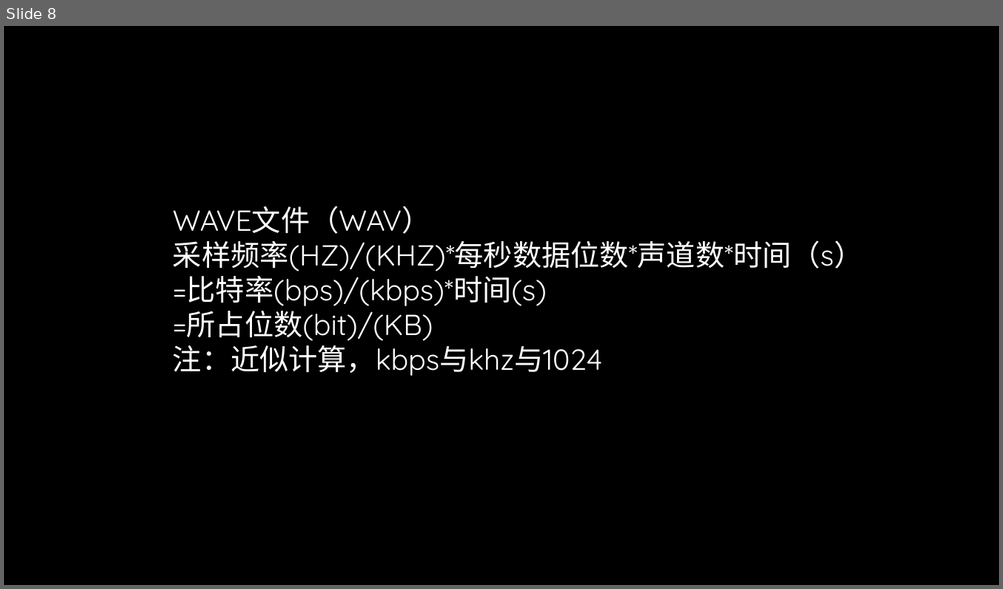
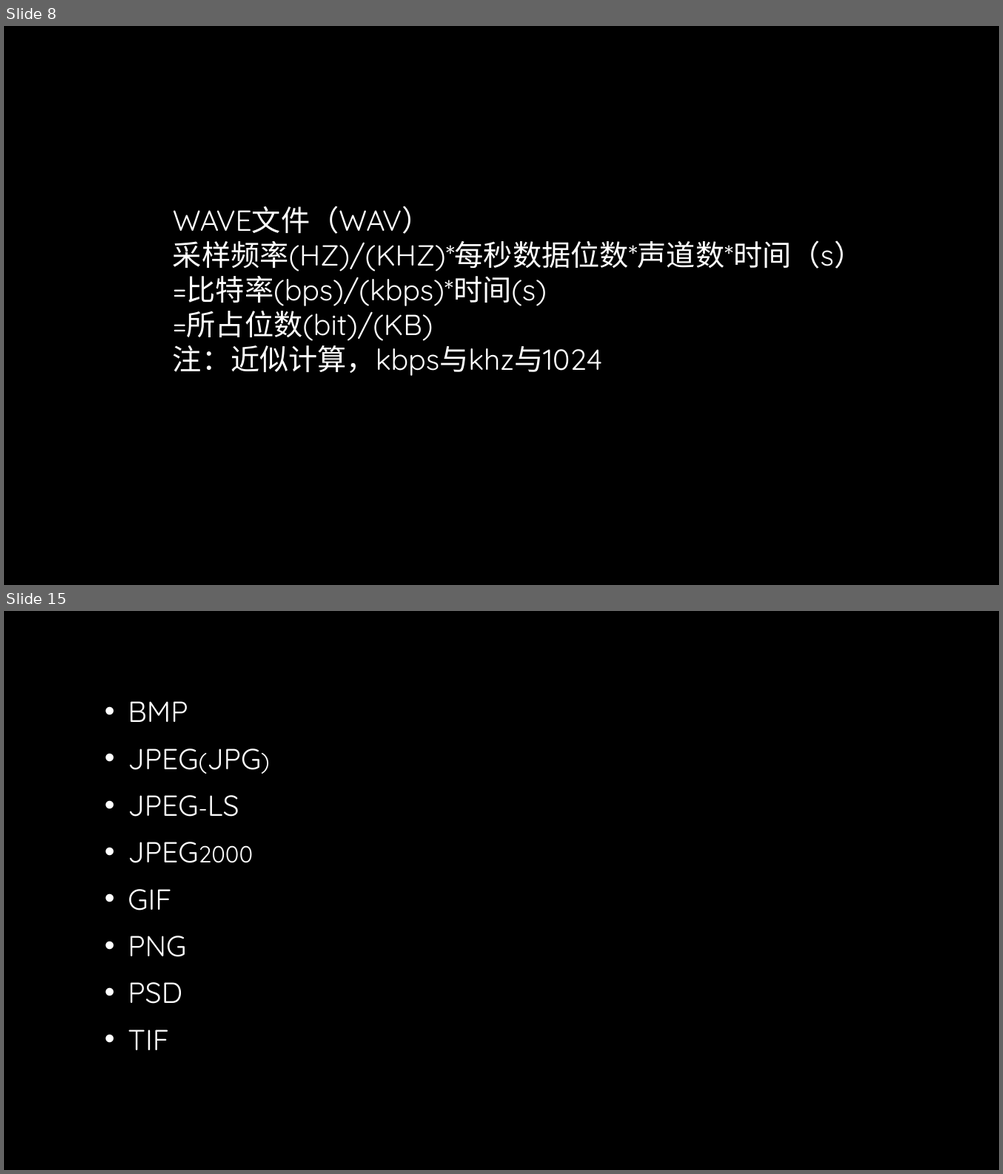
Before and after one commit to TomisTony/Techshare, a slide deck: 初探多媒体.pptx. Shown one above the other, each under a label of ours: slide 8 before the commit, slides 8 and 15 after it; the slides between them are not shown. The pictures are 1003x589 and 1003x1174 pixels, drawn with LibreOffice and Linux fonts; fonts in the diff are those of the drawing; background and template pictures are left out. Boxes give left, top, right and bottom in pixels: in the first picture for what was removed or moved away, otherwise in the second. Text is boxed around its words. In the diff, an @@ line names an element or a change of style, - is before the commit and + after.

```diff
--- a/初探多媒体.pptx
+++ b/初探多媒体.pptx
@@ slide 15 added at (x1=4, y1=611, x2=999, y2=1170), background picture (left out) @@
@@ text added at (x1=128, y1=701, x2=261, y2=1051), 28 pt, text gradient #FFFFFF to #BFBFBF, small capitals @@
+• BMP
+• JPEG(JPG)
+• JPEG-LS
+• JPEG2000
+• GIF
+• PNG
+• PSD
+• TIF
```
Also in this commit, not shown: 2 slides changed, 11 other slides added, 1 slide removed, 12 other files.
